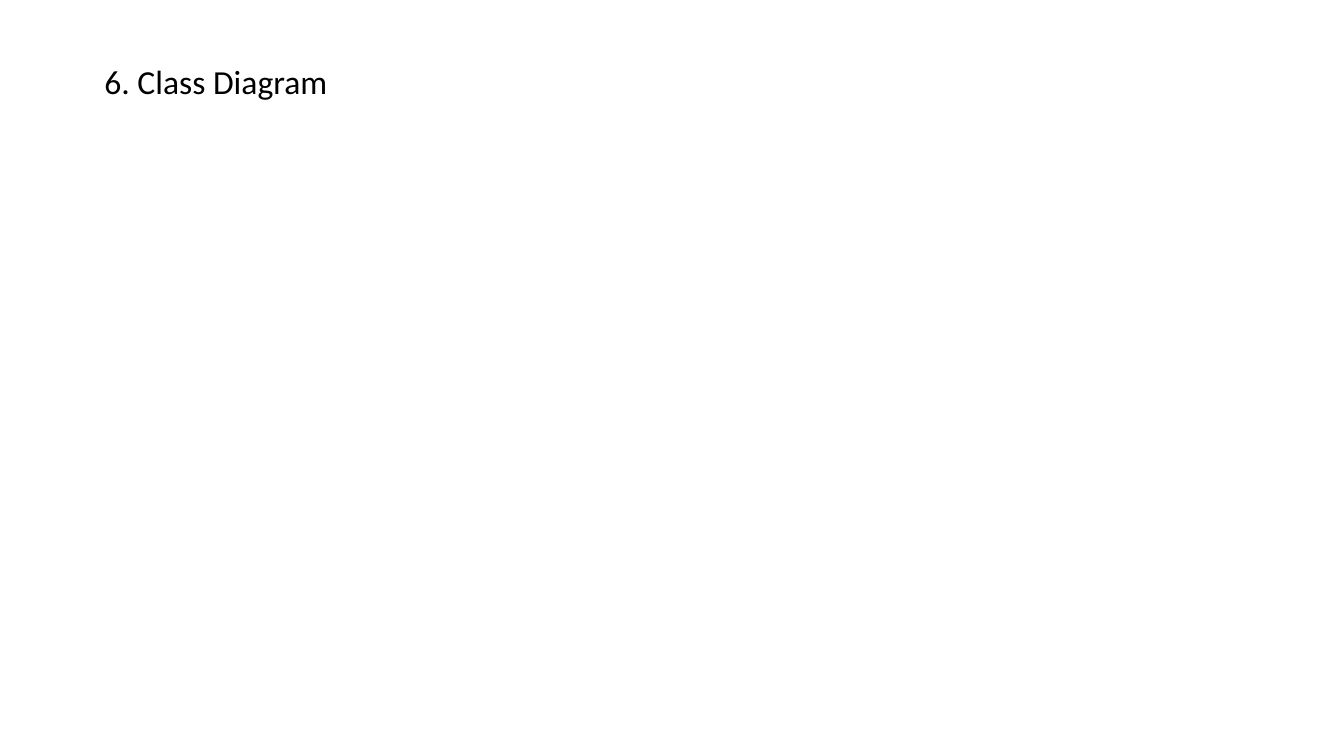
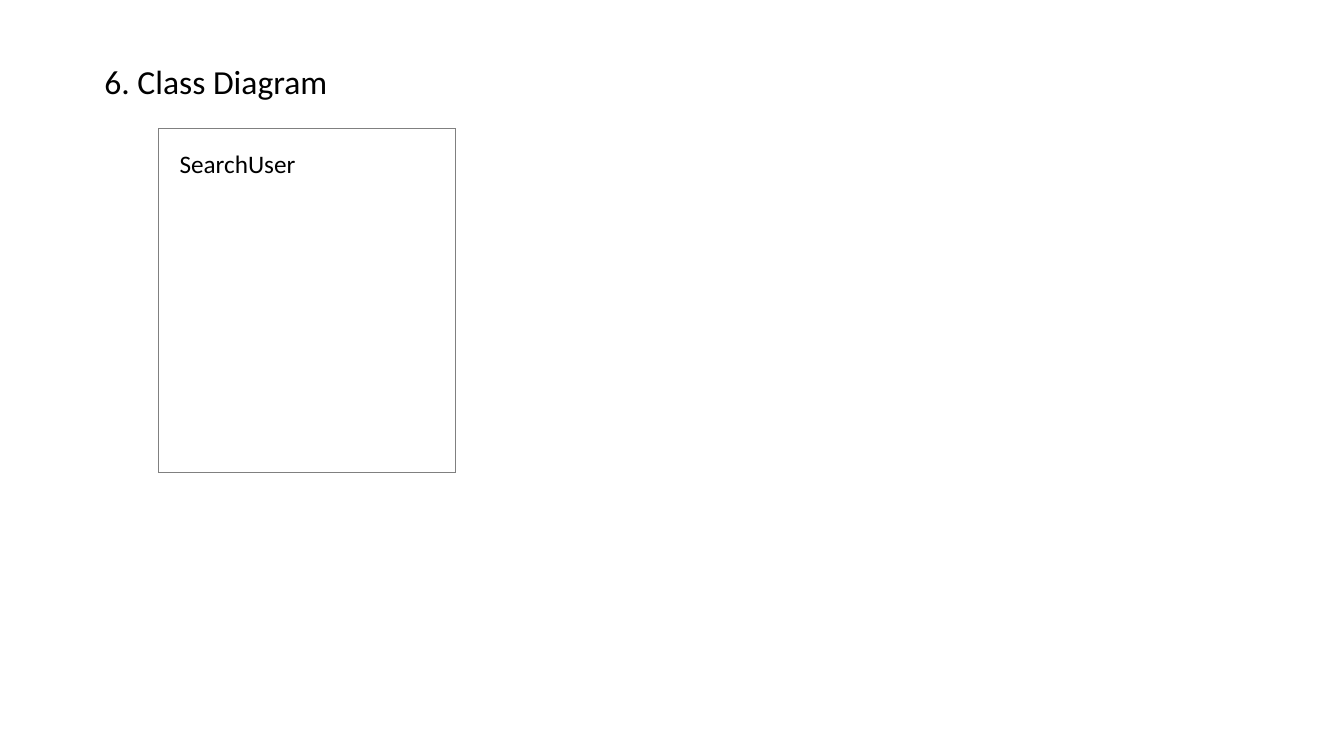
Before and after one commit to brianj-kim/ENSE-374-Project, a slide deck: slide 6 of Milestone#2 Reportouts/UMLDiagrams.pptx. Drawn at 1344x756 pixels with LibreOffice and Linux fonts; fonts in the diff are those of the drawing. Boxes give left, top, right and bottom in pixels: in the first picture for what was removed or moved away, otherwise in the second. Text is boxed around its words. In the diff, an @@ line names an element or a change of style, - is before the commit and + after.

```diff
--- a/Milestone#2 Reportouts/UMLDiagrams.pptx
+++ b/Milestone#2 Reportouts/UMLDiagrams.pptx
@@ rectangle added at box(158, 129, 455, 473), outline #808080 1 pt @@
@@ text added at box(180, 155, 296, 174), 18 pt, text #000000 @@
+SearchUser
```
Also in this commit, not shown: 2 other slides changed.
